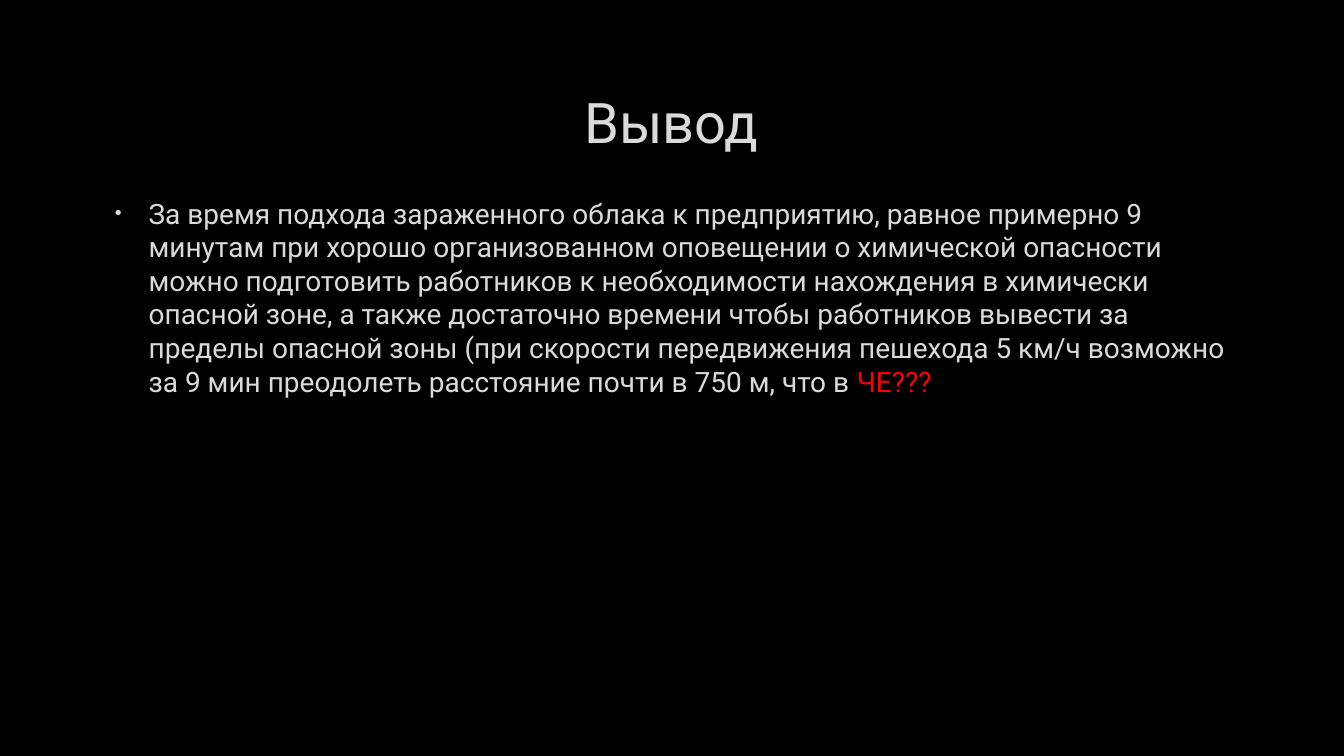
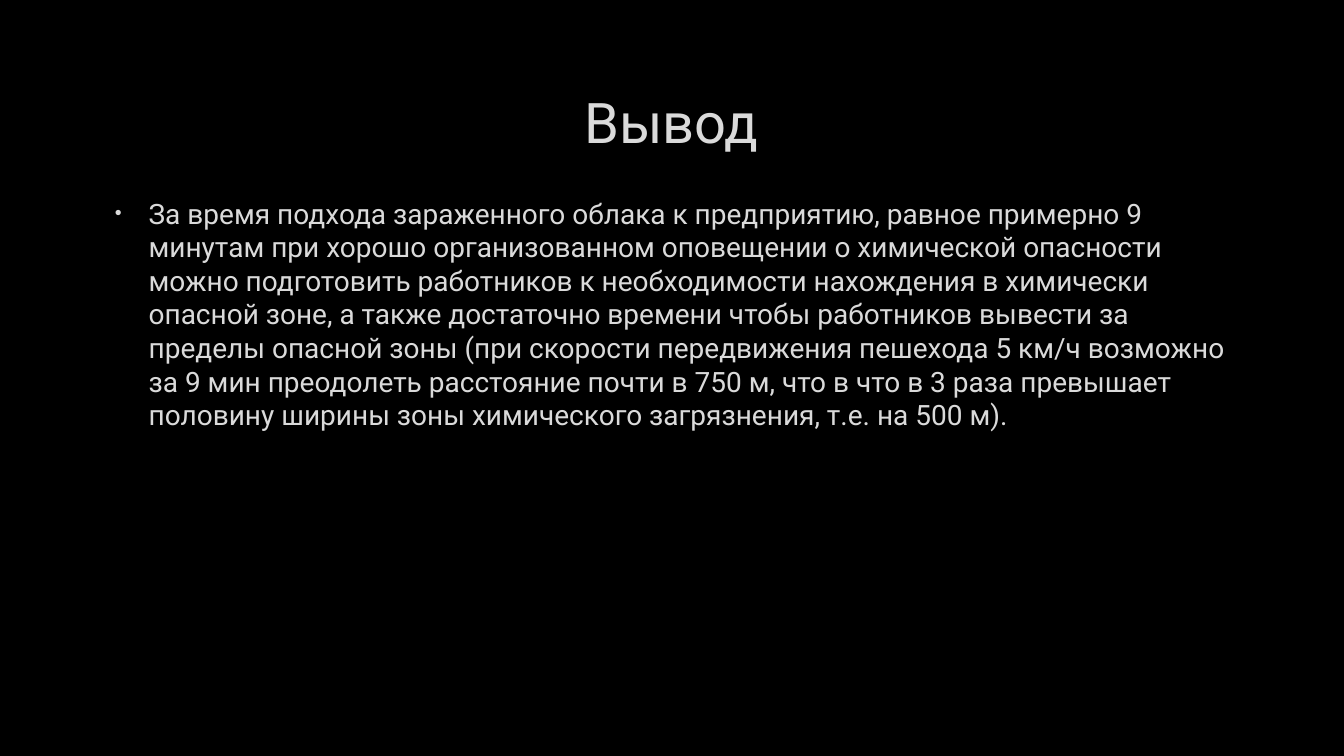
Before and after one commit to wemik2323/LP, a slide deck: slide 14 of BZD/AXOB.pptx. Drawn at 1344x756 pixels with LibreOffice and Linux fonts; fonts in the diff are those of the drawing; background and template pictures are left out. Boxes give left, top, right and bottom in pixels: in the first picture for what was removed or moved away, otherwise in the second. Text is boxed around its words. In the diff, an @@ line names an element or a change of style, - is before the commit and + after.

```diff
--- a/BZD/AXOB.pptx
+++ b/BZD/AXOB.pptx
@@ text at <box>149,202,1224,431</box>: text changed @@
-• За время подхода зараженного облака к предприятию, равное примерно 9 минутам при хорошо организованном оповещении о химической опасности можно подготовить работников к необходимости нахождения в химически опасной зоне, а также достаточно времени чтобы работников вывести за пределы опасной зоны (при скорости передвижения пешехода 5 км/ч возможно за 9 мин преодолеть расстояние почти в 750 м, что в ЧЕ???
+• За время подхода зараженного облака к предприятию, равное примерно 9 минутам при хорошо организованном оповещении о химической опасности можно подготовить работников к необходимости нахождения в химически опасной зоне, а также достаточно времени чтобы работников вывести за пределы опасной зоны (при скорости передвижения пешехода 5 км/ч возможно за 9 мин преодолеть расстояние почти в 750 м, что в что в 3 раза превышает половину ширины зоны химического загрязнения, т.е. на 500 м).
```
Also in this commit, not shown: 1 other slide changed.
